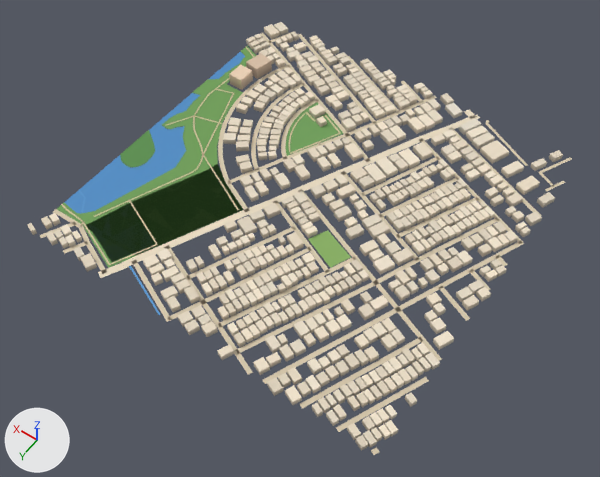
An edit to the glTF model public/assets/bengaluru-region-v1/tiles/t-8_20-l0.glb, drawn before and after from the same camera.
One viewpoint serves both versions: a camera (50 mm lens) standing at (-4141.0, 10828.0, 803.0) and looking at (-3763.0, 10299.0, -28.0). Every picture has the same lights, and +X, +Y and +Z are marked at lower left. The picture after the commit comes second. Vertices at exactly the same position are counted once.

Before the edit, the objects in view are built like this:
```python
me_building = bpy.data.meshes.new('building')
me_building.from_pydata(...)  # 4720 vertices, 5900 faces; spans x -7.0..505.0, y -8.0..506.0, z 0.0..18.0
me_building.materials.append(mat_building)
me_ground = bpy.data.meshes.new('ground')
me_ground.from_pydata(...)  # 982 vertices, 999 faces; spans x -3.0..501.0, y -5.0..503.0, z 1.0
me_ground.materials.append(mat_ground)
me_water = bpy.data.meshes.new('water')
me_water.from_pydata(...)  # 141 vertices, 152 faces; spans x 289.0..500.0, y 82.0..501.0, z 0.0..1.0
me_water.materials.append(mat_water)
ob_building = bpy.data.objects.new('building', me_building)
ob_building.location = (-4000.0, 10000.0, 0.0)
ob_ground = bpy.data.objects.new('ground', me_ground)
ob_ground.location = (-4000.0, 10000.0, 0.0)
ob_water = bpy.data.objects.new('water', me_water)
ob_water.location = (-4000.0, 10000.0, 0.0)
```
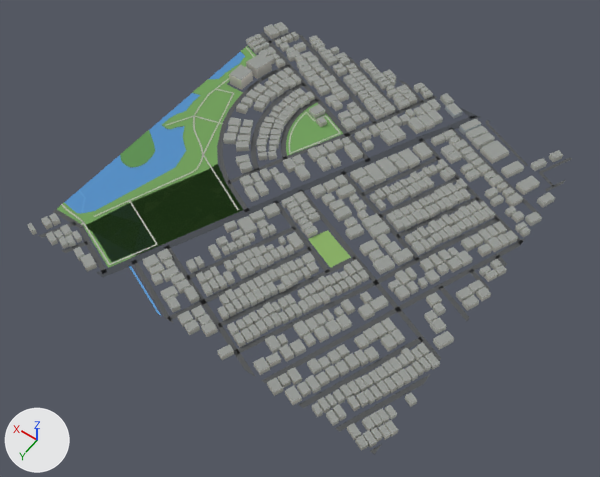
Changed parts and their boxes (x1, y1, x2, y2) in the pictures (600 x 477 px; the box of a moved part takes in the faces that stretch with it):
'ground', reshaped: before (40, 31, 572, 455); after (38, 32, 572, 454)
part 1 of me_building, recoloured (darker): (27, 22, 563, 450) in both
part 2 of me_ground, rebuilt: before (336, 377, 429, 432); after (335, 374, 430, 432)
part 3 of me_ground, rebuilt (44% wider, 22% taller): before (371, 447, 379, 455); after (370, 444, 382, 454)
part 4 of me_ground, moved or reshaped: before (234, 31, 572, 408); after (234, 32, 572, 408)
part 5 of me_ground, moved or reshaped: before (40, 222, 106, 278); after (38, 209, 106, 277)
part 6 of me_ground, moved or reshaped: before (154, 298, 171, 322); after (154, 298, 180, 323)
part 7 of me_ground, recoloured: (67, 32, 564, 387) in both

Edits to the bpy script that builds the scene:
```text
Change me_building:
    used by ob_building; location = (-4000.0, 10000.0, 0.0)
    remove me_building.from_pydata(...)  # 4720 vertices, 5900 faces; spans x -7.0..505.0, y -8.0..506.0, z 0.0..18.0
    add me_building.from_pydata(...)  # 4720 vertices, 7080 faces; spans x -7.0..505.0, y -8.0..506.0, z 0.0..18.0
    me_building part 1: 5900 kept faces spanning x -7.0..505.0, y -8.0..506.0, z 0.0..18.0 get new vertex colours
Change me_ground:
    used by ob_ground; location = (-4000.0, 10000.0, 0.0)
    remove me_ground.from_pydata(...)  # 982 vertices, 999 faces; spans x -3.0..501.0, y -5.0..503.0, z 1.0
    add me_ground.from_pydata(...)  # 1002 vertices, 1019 faces; spans x 0.0..500.0, y 0.0..500.0, z 1.0
    me_ground part 2: the loose piece of 8 vertices spanning x -3.0..49.0, y 393.0..501.0, z 1.0 is rebuilt with 10 vertices and now spans x 0.0..49.0, y 386.0..500.0, z 1.0
    me_ground part 3: the loose piece of 4 vertices spanning x -3.0..6.0, y 492.0..501.0, z 1.0 is rebuilt with 5 vertices and now spans x 0.0..6.0, y 486.0..500.0, z 1.0
    me_ground part 4: 55 vertices moved from x -3.0..499.0, y -5.0..465.0, z 1.0 to x 0.0..500.0, y 0.0..457.0, z 1.0; 37 vertices removed from x -1.0..501.0, y -3.0..503.0, z 1.0; 49 vertices added at x 0.0..500.0, y 0.0..500.0, z 1.0
    me_ground part 5: 3 vertices moved from x 380.0..446.0, y 498.0..502.0, z 1.0 to x 378.0..440.0, y 500.0, z 1.0; 5 vertices removed from x 441.0..486.0, y 479.0..501.0, z 1.0; 7 vertices added at x 447.0..487.0, y 457.0..500.0, z 1.0
    me_ground part 6: 1 vertex moved from x 276.0, y 503.0, z 1.0 to x 269.0, y 499.0, z 1.0; 2 vertices removed from x 274.0..279.0, y 497.0..502.0, z 1.0; 5 vertices added at x 268.0..283.0, y 500.0, z 1.0
    me_ground part 7: 551 kept faces spanning x 0.0..500.0, y 0.0..500.0, z 1.0 get new vertex colours; the middle colour goes from beige #d7c9ae to dark grey #535556
    other edits to the shape of me_ground do not show in these pictures
```
